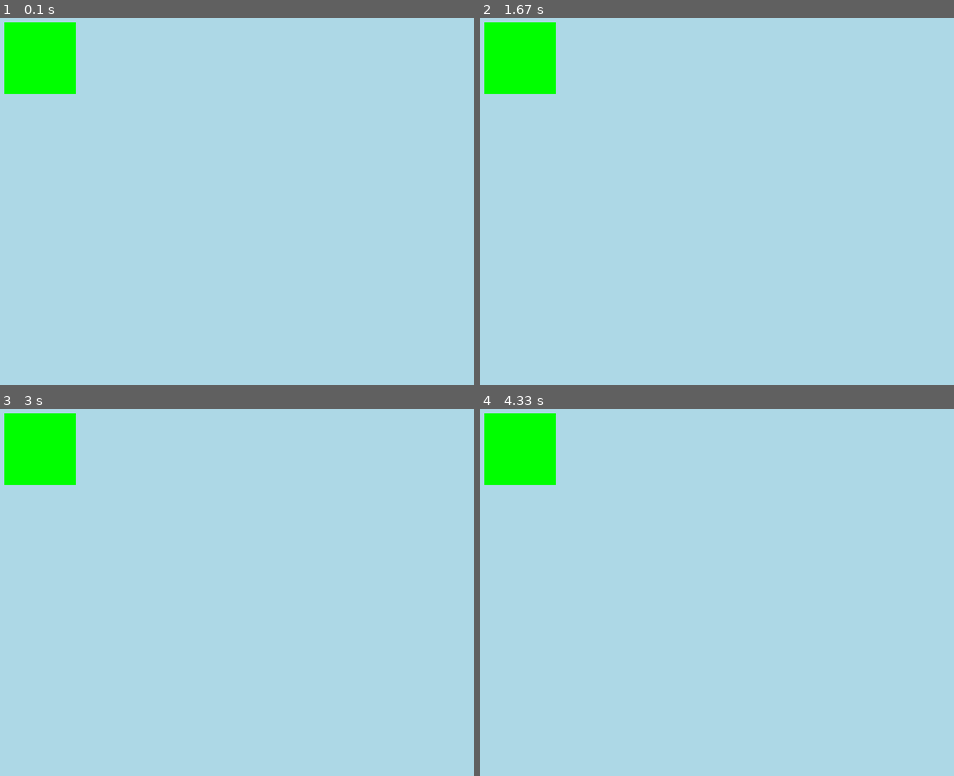
Above: before the commit, frames 1-4 (two rows, left to right).
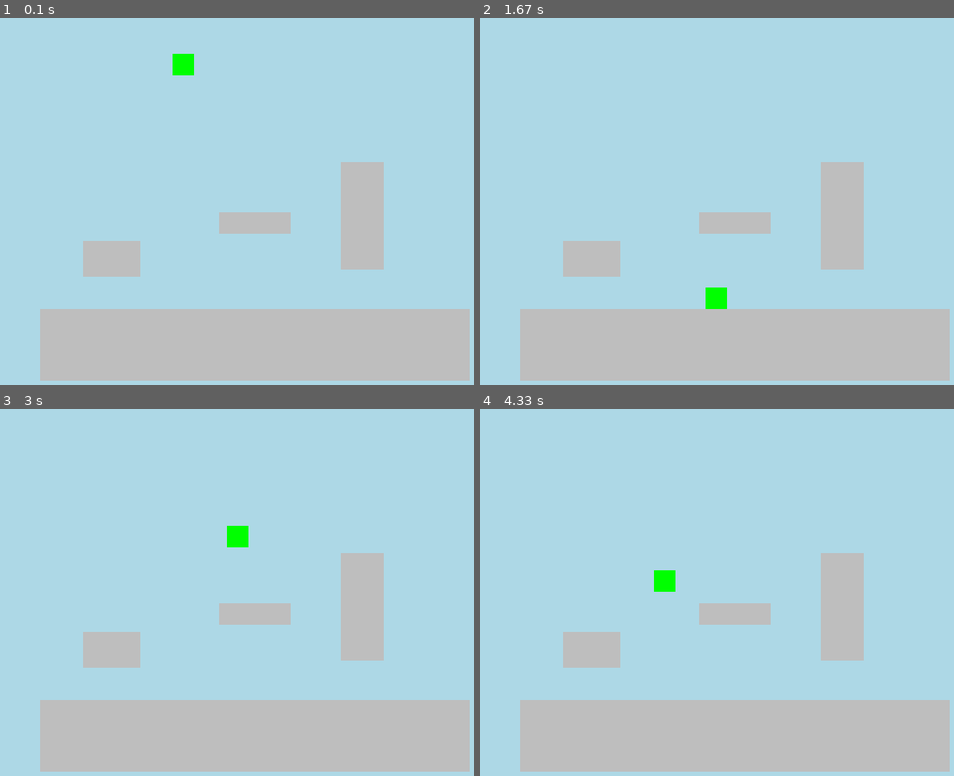
Above: after the commit, the same moments.

Repository: MagicalKarp74/Pygame-Project
Game: pygame game, started from Main.py
The game is run twice, just before and just after one commit, with the same random seed, the same clock (stepped at 60 frames per second) and the same inputs.
Inputs:
- Up to frame 1 (0.1 s): no input
- Up to frame 2 (1.67 s): hold Right 0.33-0.8 s; hold Right 0.83-1.3 s; tap Z at 0.9, 1.2, 1.4 s; hold Left from 1.33 s (still down)
- Up to frame 3 (3 s): tap Z at 1.7, 1.97, 2.27, 2.4, 2.7 s; release Left at 1.87 s; hold Left 1.9-2.3 s; hold Right 2.33-2.97 s
- Up to frame 4 (4.33 s): hold X 3-3.47 s; hold Left 3-3.47 s; tap Z at 3.07, 3.37, 3.57, 3.87, 4.07 s; hold Left 3.5-3.97 s; hold Right from 4 s (still down)

The runs differ from the first frame. In frame 1, 26% of the frame differs, in the area x 0-100%, y 1-99%; in frame 2, 26%; in frame 3, 26%; in frame 4, 26%.

Commit message:
Update Main.py

Diff:
--- a/Main.py
+++ b/Main.py
@@ -15,24 +15,172 @@
 
 clock = pygame.time.Clock()
 
-
-class Character(pygame.sprite.Sprite):
-    def __init__(self):
-        super(Character,self).__init__()
-        self.image = pygame.Surface((100,100), pygame.SRCALPHA, 32)
+class Thing(pygame.sprite.Sprite):
+    def __init__(self,color,xsize,ysize,x,y): # This class just gives us a shortcut for initalizing our classes, since all our classes are rectangles
+        super(Thing,self).__init__()
+        self.color = color
+        self.xsize = xsize
+        self.ysize = ysize
+        self.x = x
+        self.y = y
+        self.image = pygame.Surface((xsize,ysize), pygame.SRCALPHA, 32)
         self.image.convert_alpha()
-        self.image.fill("Green")
-        self.rect = self.image.get_rect(center = (100, 100))
-
-    def animate(self):
-        pass
-
-
-player = Character()
+        self.image.fill(self.color)
+        self.rect = self.image.get_rect(center = (self.x,self.y))
+
+
+class Terrain(Thing):
+    def __init__(self,color,xsize,ysize,x,y):
+        super(Terrain,self).__init__(color,xsize,ysize,x,y)
+
+    def collision(self,char):
+
+        global num_not_collides
+
+        def reset_ground(self):
+            char.rect.bottom = self.rect.top
+            char.jumping = False
+            char.y_speed = 0
+            char.double_jump_ready = 2
+
+        def bonk_head(self):
+            char.y_speed = 2 #make the player immediately fall
+            char.rect.top = self.rect.bottom
+
+
+
+
+        if char.rect.colliderect(self.rect):
+
+
+            if char.y_speed > 0: # if player falls in/on the block
+
+
+                if char.walk_speed > 0: # if player moving right
+
+                    if char.rect.right - char.walk_speed >= self.rect.left: # if player land ontop of platform
+                        reset_ground(self)
+
+                    else:
+                        char.rect.centerx -= char.walk_speed #if player hit the side of platform
+
+                else: # if player moving left or not a all (doesn't matter)
+
+                    if char.rect.left - char.walk_speed <= self.rect.right: # if player land ontop of platform
+                        reset_ground(self)
+
+                    else:
+                            char.rect.centerx -= char.walk_speed # if player hit the side of platform
+
+
+            elif not char.jumping: # if player walks into the block
+
+                char.rect.centerx -= char.walk_speed
+
+            else: # if player jumps into the block or bonks his head on it
+
+                if char.walk_speed > 0: # if player moving right
+
+                    if char.rect.right - char.walk_speed >= self.rect.left:
+                        bonk_head(self)
+
+                    else:
+                        char.rect.centerx -= char.walk_speed # if player hit he side of platform
+
+
+                else: # if player moving left or not a all (doesn't matter)
+                    if char.rect.left - char.walk_speed <= self.rect.right:
+                        bonk_head(self)
+
+                    else:
+                        char.rect.centerx -= char.walk_speed # if player hit he side of platform
+
+
+        elif char.rect.bottom == self.rect.top and char.rect.left > self.rect.left and char.rect.right < self.rect.right: #if player ontop of platform (being on top doesn't count as colliding for some reason)
+            pass
+        else:
+            num_not_collides += 1
+
+
+
+class Player(Thing):
+    def __init__(self,color,xsize,ysize,x,y):
+        super(Player,self).__init__(color,xsize,ysize,x,y)
+        self.jumping = True
+        self.y_speed = 0
+        self.walk_speed = 0
+        self.double_jump_ready = 2
+
+        # jump ready 2 = on ground
+        # jump ready 1 = in air and hasn't used it yet
+        # jump ready 0 = means in air and already used it (I should really use a enum for this)
+
+    def control(self):
+        if key[pygame.K_LEFT]:
+            self.rect.centerx -= 2 # MAGIC NUMBERS WOMP WOMP GO CRY ABOUT IT SKILL ISSUE
+            self.walk_speed = -2 # this keeps track of how fast we're going, we'll need this later for collision
+
+
+        if key[pygame.K_RIGHT]:
+            self.rect.centerx += 2 # MAGIC NUMBERS WOMP WOMP GO CRY ABOUT IT SKILL ISSUE
+            self.walk_speed = 2 # this keeps track of how fast we're going, we'll need this later for collision
+
+            ## ALL DOUBLE JUMP AND JUMP STUFF
+
+
+        if self.jumping and not key[pygame.K_z] and self.double_jump_ready != 0:
+            self.double_jump_ready = 1
+
+        if key[pygame.K_z] and not self.jumping: # and self.double_jump_ready == 2:
+            self.y_speed = -10
+            self.jumping = True
+            self.double_jump_ready = 2
+
+        elif key[pygame.K_z] and self.jumping and self.double_jump_ready == 1:
+            self.y_speed = -10
+            self.double_jump_ready = 0
+
+        if key[pygame.K_x]:
+            print("hello")
+
+
+
+
+
+        if self.jumping:
+            self.y_speed +=.6
+
+        self.rect.centery += self.y_speed
+
+
+
+
+
+lv_index = 0
+
+player = Player("Green",30,30,300,100)
+
+platform = Terrain("Gray",100,30,400,330)
+platform2 = Terrain("Gray",80,50,200,380)
+platform3 = Terrain("Gray",60,150,550,320)
+ground = Terrain("Gray",600,100,400,500)
 
 character_list = pygame.sprite.Group()
+lv_1_terrain = pygame.sprite.Group()
+lv_2_terrain = pygame.sprite.Group()
+lv_3_terrain = pygame.sprite.Group()
+
+lv_1_terrain.add(ground)
+lv_1_terrain.add(platform)
+lv_1_terrain.add(platform2)
+lv_1_terrain.add(platform3)
 
 character_list.add(player)
+
+levels = [lv_1_terrain,lv_2_terrain,lv_3_terrain]
+
+num_not_collides = 0
+
 
 running = True
 while running:
@@ -43,18 +191,23 @@
 
     key = pygame.key.get_pressed()
     screen.fill("light blue")
-
+    num_not_collides = 0
 
     character_list.draw(screen)
 
-
-
-
-
-
-
-
-
+    levels[lv_index].draw(screen)
+
+    for block in levels[lv_index]:
+        block.collision(player)
+
+    if num_not_collides == len(levels[lv_index]):
+        player.jumping = True
+
+
+
+
+
+    player.control()
 
 
 
